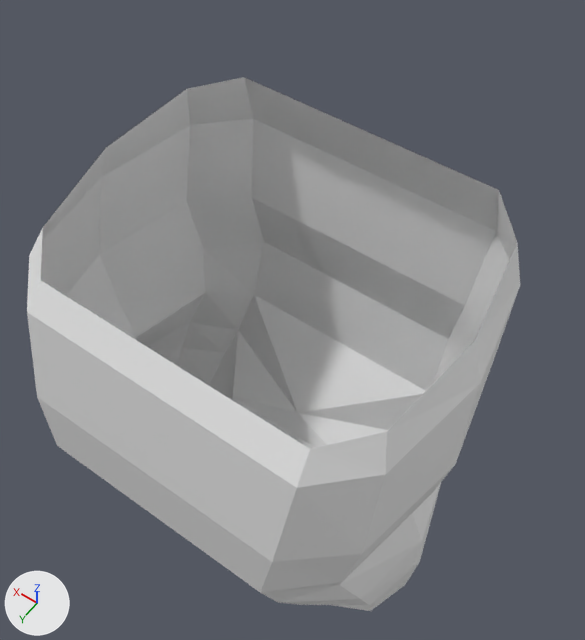
The Blender file first-stage/exercise-01/blastoise.blend: old version first, new version second.
Before and after are seen from a 50 mm camera at (-0.753, 0.938, 1.685) aimed at (0.011, -0.131, 0.006). The axes (+X, +Y, +Z) are drawn at lower left. The lights are the same throughout.
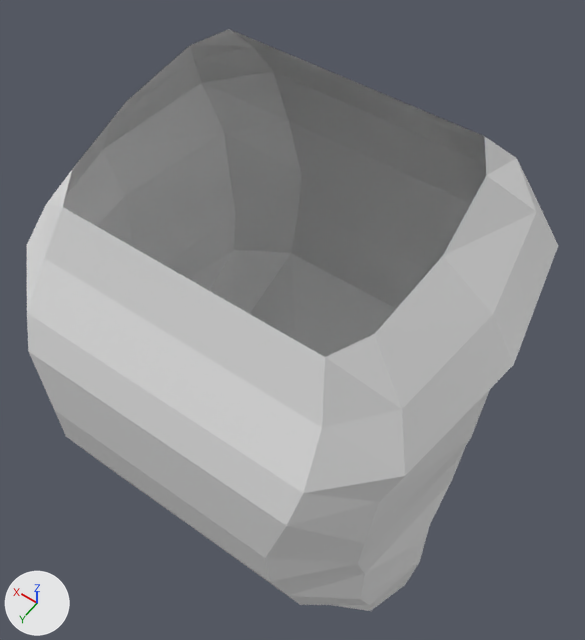
Commit message: chore: acrescenta volume no tronco, sem definição

Pixel boxes (x1, y1, x2, y2) of what changed, in the pictures (585 x 640 px):
'Cylinder', reshaped (8% wider, 9% taller): before (27, 77, 520, 611); after (27, 29, 558, 611)
part 1 of me_cylinder, built on: before (27, 77, 520, 605); after (27, 29, 558, 605)

Diff of the bpy script that builds the scene:
```diff
--- a/first-stage/exercise-01/blastoise.blend.py
+++ b/first-stage/exercise-01/blastoise.blend.py
@@ me_cylinder @@
 # used by ob_cylinder; location = (0.0, 0.0, 0.0)
-me_cylinder.from_pydata(...)  # 72 vertices, 58 faces; spans x 0.0..0.547, y -0.44..0.458, z -0.716..0.458
+me_cylinder.from_pydata(...)  # 86 vertices, 70 faces; spans x 0.0..0.57, y -0.607..0.428, z -0.716..0.645
+# me_cylinder part 1
+# 35 vertices move from x 0.0..0.547, y -0.44..0.458, z -0.327..0.458 to x 0.0..0.57, y -0.607..0.428, z -0.332..0.381
+# 14 vertices are added at x 0.0..0.502, y -0.448..0.293, z 0.402..0.645
+# 12 new faces join them
```
